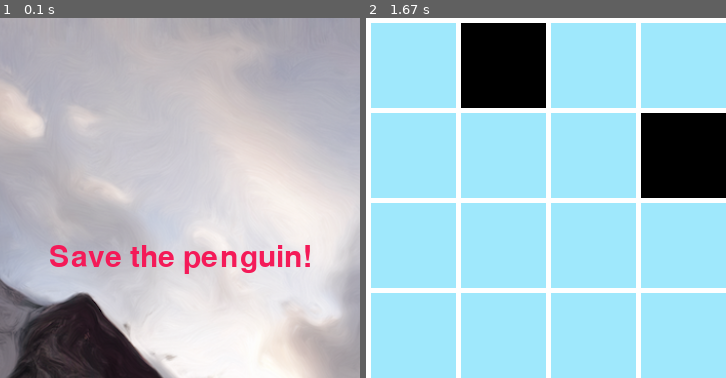
Above: before the commit, frames 1-2 (left to right).
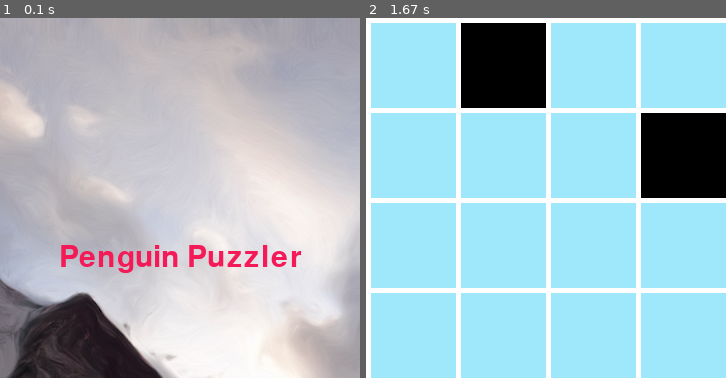
Above: after the commit, the same moments.

Repository: hannah-rackley/my_pygame
Game: pygame game, started from main.py
The game is run twice, just before and just after one commit, with the same random seed, the same clock (stepped at 60 frames per second) and the same inputs.
Inputs:
- Up to frame 1 (0.1 s): no input
- Up to frame 2 (1.67 s): hold Up 0.33-0.8 s; hold Right 0.83-1.3 s
The pictures show only the part of the screen within x 25-75%, y 0-50%; the shares and areas given below are measured in that part.

The runs differ from the first frame. In frame 1, 2.5% of the frame differs, in the area x 13-87%, y 63-72%; in frame 2, nothing differs.

Commit message:
Changed final winning sound to sound instead of music.

Diff:
--- a/main.py
+++ b/main.py
@@ -20,7 +20,7 @@
 
 size = (width, height)
 screen = pygame.display.set_mode(size)
-pygame.display.set_caption("Save the penguins!")
+pygame.display.set_caption("Penguin Puzzler")
 
 #Setup tempo (60 frames per second)
 clock = pygame.time.Clock()
@@ -28,6 +28,7 @@
 #Play background music
 def play_background_music():
     pygame.mixer.music.load('happy.mp3')
+    pygame.mixer.music.set_volume(0.5)
     pygame.mixer.music.play()
     if pygame.mixer.get_busy():
         pygame.time.delay(100)
@@ -218,7 +219,7 @@
 
 #Messages to be passed into tect creation functions
 win_message = "You won! Try another level!!"
-start_message = 'Save the penguin!'
+start_message = 'Penguin Puzzler'
 
 #display text smaller
 def display_instruction_text(text, x):
@@ -237,6 +238,21 @@
         level_choice = 1
         return level_choice
 
+#easy level
+easy_winner_pos = [3, 4]
+
+easy_hole_dict = {
+    'hole1': [3, 0],
+    'hole2': [5, 1]
+}
+
+easy_rock_dict = {
+    'rock1': [7, 3],
+    'rock2': [0, 4],
+    'rock3': [1, 2],
+}
+easy_level = Level(easy_winner_pos, easy_hole_dict, easy_rock_dict)
+
 #hard level
 hard_winner_pos = [5, 7]
 
@@ -257,24 +273,29 @@
 }
 hard_level = Level(hard_winner_pos, hard_hole_dict, hard_rock_dict)
 
-#easy level
-easy_winner_pos = [3, 4]
-
-easy_hole_dict = {
-    'hole1': [3, 0],
-    'hole2': [5, 1]
-}
-
-easy_rock_dict = {
-    'rock1': [7, 3],
-    'rock2': [0, 4],
-    'rock3': [1, 2],
-}
-easy_level = Level(easy_winner_pos, easy_hole_dict, easy_rock_dict)
+#hard level
+hard_winner_pos = [5, 7]
+
+hard_hole_dict = {
+    'hole1': [4, 7],
+    'hole2': [6, 7]
+}
+
+hard_rock_dict = {
+    'rock1': [2, 0],
+    'rock2': [1, 2],
+    'rock3': [2, 2],
+    'rock4': [6, 3],
+    'rock5': [1, 4],
+    'rock6': [3, 5],
+    'rock7': [2, 6],
+    'rock8': [7, 7]
+}
+hard_level = Level(hard_winner_pos, hard_hole_dict, hard_rock_dict)
 
 def title_screen(message):
     screen = pygame.display.set_mode(size)
-    pygame.display.set_caption("Save the penguin!")
+    pygame.display.set_caption("Penguin Puzzler")
     background_image = pygame.image.load('frozen-lake.png').convert()
     start_game = False
     play_background_music()
@@ -341,8 +362,8 @@
         #Check for collision with the winning square
         won = winner.check_winner_collision(player_list, player)
         if won:
-            pygame.mixer.music.load('Won!.wav')
-            pygame.mixer.music.play()
+            won_sound = pygame.mixer.Sound('Won!.wav')
+            won_sound.play()
             start_game = False
             title_screen(win_message)
 
